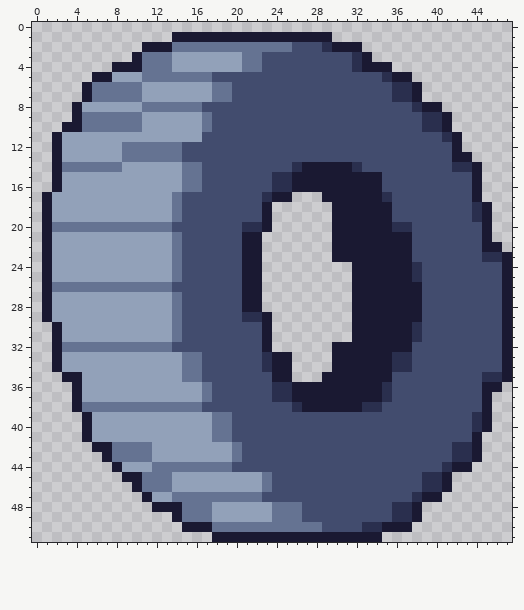
Edited in one commit: pixel-art file (Acesprite/Obstacles/Other/Wheel.aseprite). That is the earlier state.
48x52 pixels, 1 frame.
The same view after the edit:
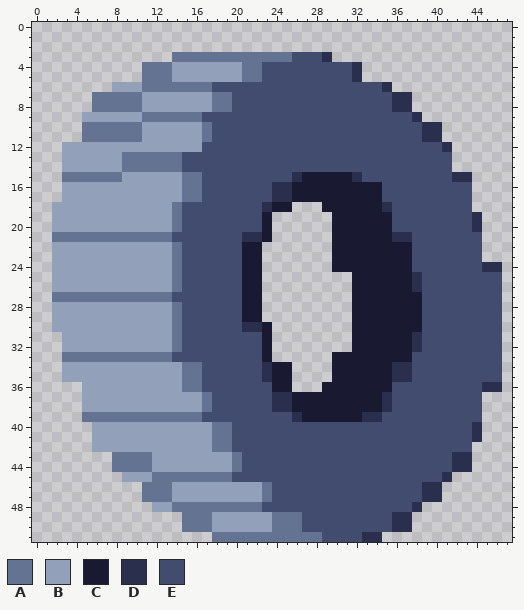
Palette (. is transparent): A #657392  B #92a1b9  C #1a1932  D #2a2f4e  E #424c6e
Edits made:
Changed rows in their new state; - is an unchanged pixel.
first column x 1:
 1 -------------................------------------
 2 ----------......................---------------
 3 ---------....AAAAAAA--AAA---D....--------------
 4 -------...----------------------...------------
 5 -----.....---BBBBBBBAA---------D.....----------
 6 ----...BBBAAAAAAAEE---------------D...---------
 7 ----.--------------------------------.---------
 8 ---..AAAAABBBBBBBAA----------------DD...-------
 9 ---.BBBBBBAAAAAAE--------------------D...------
10 --..------------------------------------.------
11 -...AAAAAA------A---------------------DD..-----
12 -.------BBBBBBBB------------------------D.-----
13 -.---------------------------------------..----
14 -.BBBBBBAAAAAAEE---------EEEEEEE---------...---
15 -.AAAAAA---------------EED-----DEE-------DD.---
16 -.-----------------------------------------.---
17 ..-----------BAA------EDDCCC------E--------.---
18 .---------------------DCC---C-----D--------..--
19 .-------------------------------------------.--
20 .BBBBBBBBBBBBA------EE-------------EE------D.--
21 .AAAAAAAAAAAAE------DDC------------DD-------.--
22 .-------------------------------------------..-
23 .-------------------------------------------...
24 .----------------------------CC------E------DD.
25 .---------------------------------------------.
26 .BBBBBBBBBBBBA-----------------------D--------.
27 .AAAAAAAAAAAAE--------------------------------.
28 .---------------------------------------------.
29 .-------------------CC.-----------------------.
30 -B------------------DD---------------C--------.
31 -.--------------------------------------------.
32 -.BBBBBBBBBBBA---------------..------D--------.
33 -.AAAAAAAAAAAEEE------C..----------CC---------.
34 -.--------------------------------------------.
35 --BB------------------D-----.------DD-------EE.
36 ---.----------AAE------CC...------C---------DD-
37 ---.----------------------------------------.--
38 ---.BBBBBBBBBBBBA------DDC------CCD---------.--
39 ----AAAAAAAAAAAAEEE------DCCCCCCDD---------E.--
40 ----.---------------------------------------.--
41 ----.--------------------------------------D---
42 -----BBBBBB------AAE---------------------EE.---
43 ------.------------------------------------.---
44 -------AAAABBBBBBBBA--------------------EDD----
45 --------BBB--AAAAAAEEEE---------------EED------
46 ---------.------------------------------.------
47 ----------AAABBBBBBBBBA--------------EDD-------
48 -----------BBA---AAAAAEEEE---------EED---------
49 -------------.-----------------------.---------
50 --------------AAABBBBBB---EE----EEEDD----------
51 -----------------AAAAAAAAAAAEEEEDD-------------
Where, in picture pixels (left, top, right, bottom), the same in both pictures:
changed: (42, 32, 512, 542)
